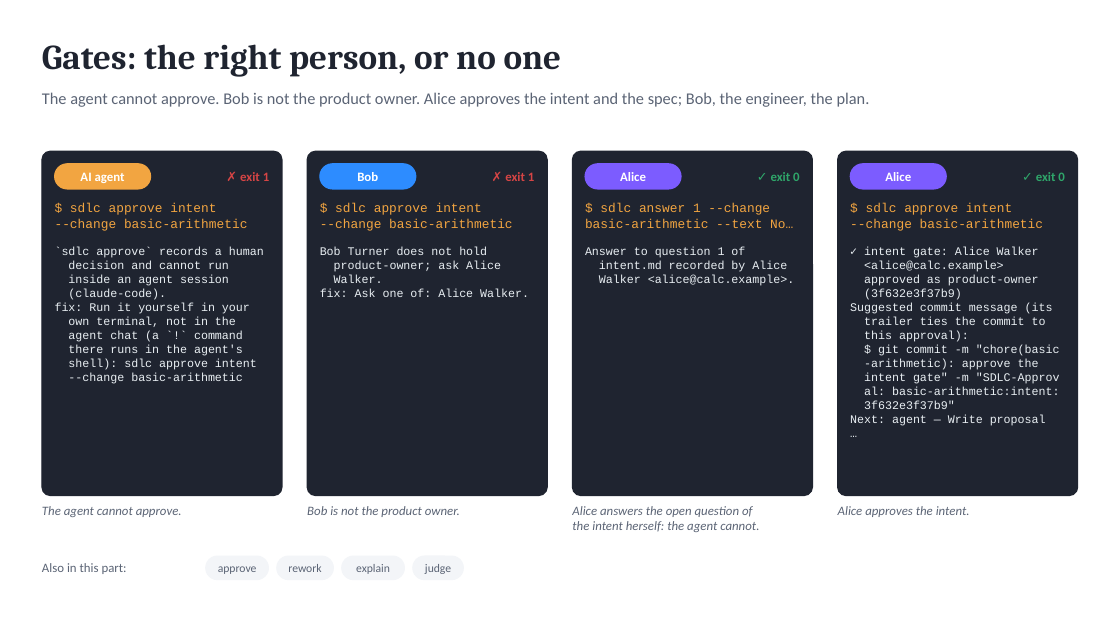
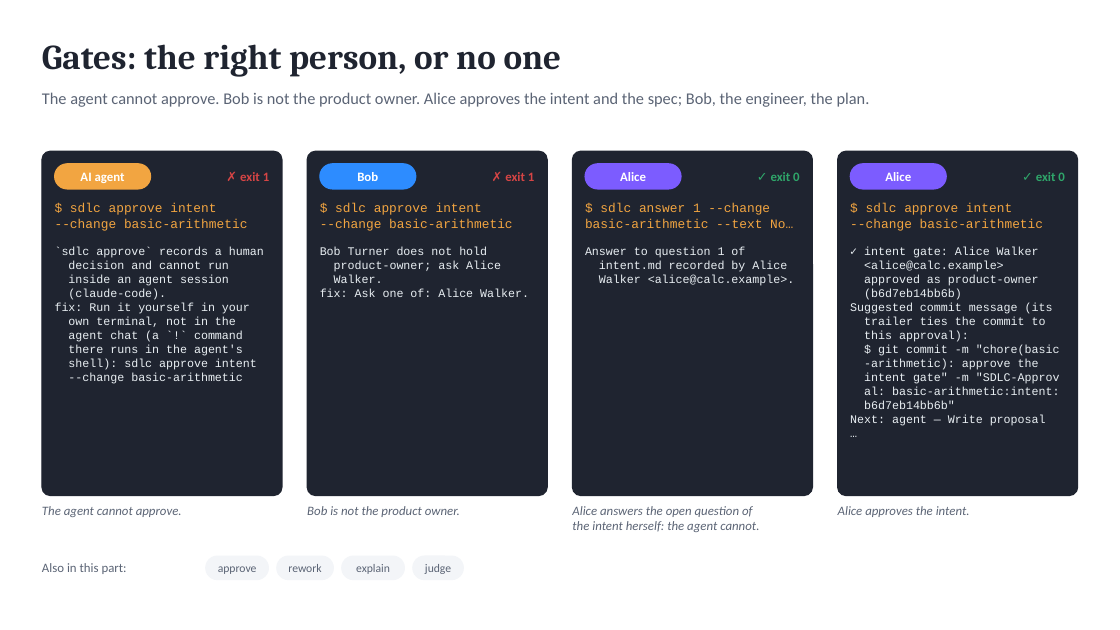
Before and after one commit to marin-ai-tech/sdlc, a slide deck: slide 8 of docs/demo/sdlc-calculator-demo.en.pptx. Drawn at 1120x630 pixels with LibreOffice and Linux fonts; fonts in the diff are those of the drawing. Boxes give left, top, right and bottom in pixels: in the first picture for what was removed or moved away, otherwise in the second. Text is boxed around its words. In the diff, an @@ line names an element or a change of style, - is before the commit and + after.

```diff
--- a/docs/demo/sdlc-calculator-demo.en.pptx
+++ b/docs/demo/sdlc-calculator-demo.en.pptx
@@ text at (864,289,962,300): text changed @@
-(3f632e3f37b9)
+(b6d7eb14bb6b)
@@ text at (864,401,955,409): text changed @@
-3f632e3f37b9"
+b6d7eb14bb6b"
```
Also in this commit, not shown: 7 other slides changed, 43 other files.
